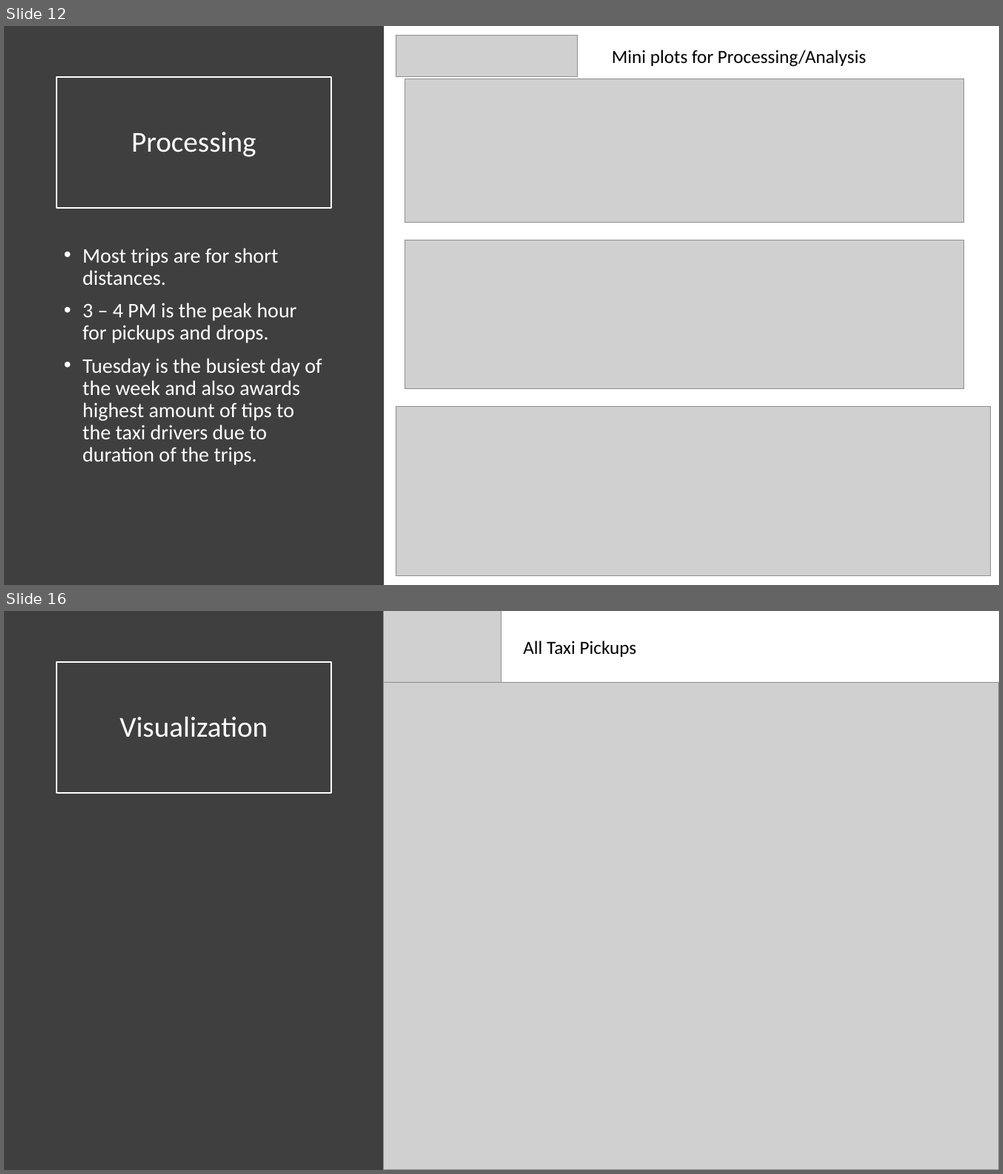
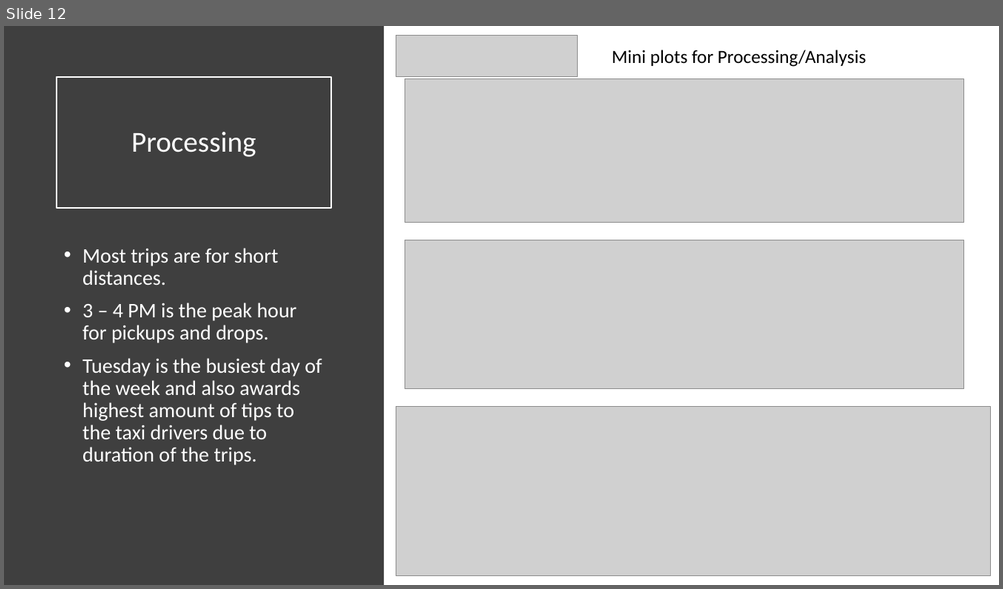
Before and after one commit to chinmoysarangi/Data-Engineering, a slide deck: Presentation.pptx. Shown one above the other, each under a label of ours: slides 12 and 16 before the commit, slide 12 after it; the slides between them are not shown. The pictures are 1003x1174 and 1003x589 pixels, drawn with LibreOffice and Linux fonts; fonts in the diff are those of the drawing; grey boxes stand for pictures. Boxes give left, top, right and bottom in pixels: in the first picture for what was removed or moved away, otherwise in the second. Text is boxed around its words. In the diff, an @@ line names an element or a change of style, - is before the commit and + after.

```diff
--- a/Presentation.pptx
+++ b/Presentation.pptx
@@ slide 16 removed at [4, 611, 999, 1170], background #FFFFFF @@
@@ rectangle removed at [4, 611, 384, 1170] @@
@@ picture removed at [384, 611, 502, 683] @@
@@ text removed at [523, 641, 637, 657] @@
-All Taxi Pickups
@@ title removed at [57, 662, 331, 793] @@
-Visualization
@@ picture removed at [384, 683, 999, 1170] @@
```
Also in this commit, not shown: 1 slide changed, 4 slides added, 3 other slides removed.
